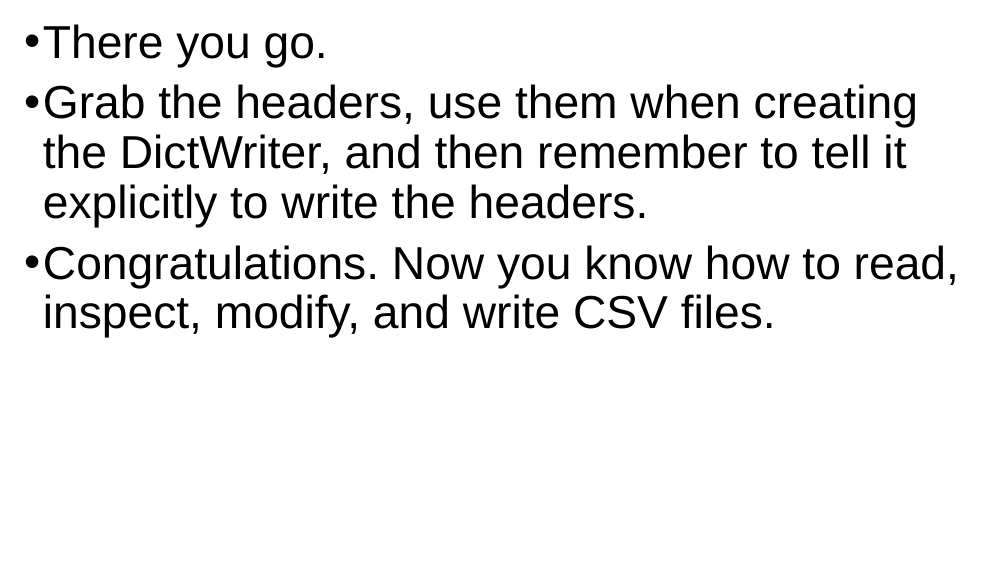
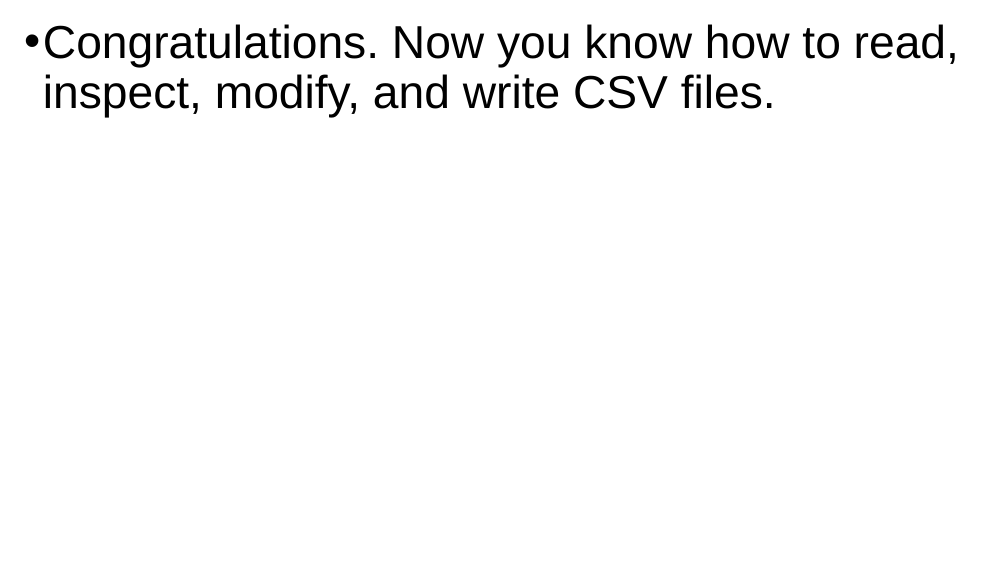
Before and after one commit to grimmelm/ctech404, a slide deck: slide 64 of ctech403/module_4/CTECH403 Module 4 - CSVs.pptx (slide 63 before the commit). Drawn at 1008x567 pixels with LibreOffice and Linux fonts; fonts in the diff are those of the drawing. Boxes give left, top, right and bottom in pixels: in the first picture for what was removed or moved away, otherwise in the second. Text is boxed around its words. In the diff, an @@ line names an element or a change of style, - is before the commit and + after.

```diff
--- a/ctech403/module_4/CTECH403 Module 4 - CSVs.pptx
+++ b/ctech403/module_4/CTECH403 Module 4 - CSVs.pptx
@@ text at (43, 24, 918, 228): paragraphs removed @@
-• There you go.
-• Grab the headers, use them when creating the DictWriter, and then remember to tell it explicitly to write the headers.
```
Also in this commit, not shown: 7 other slides changed, 2 slides added, 1 slide removed, 23 other files.
